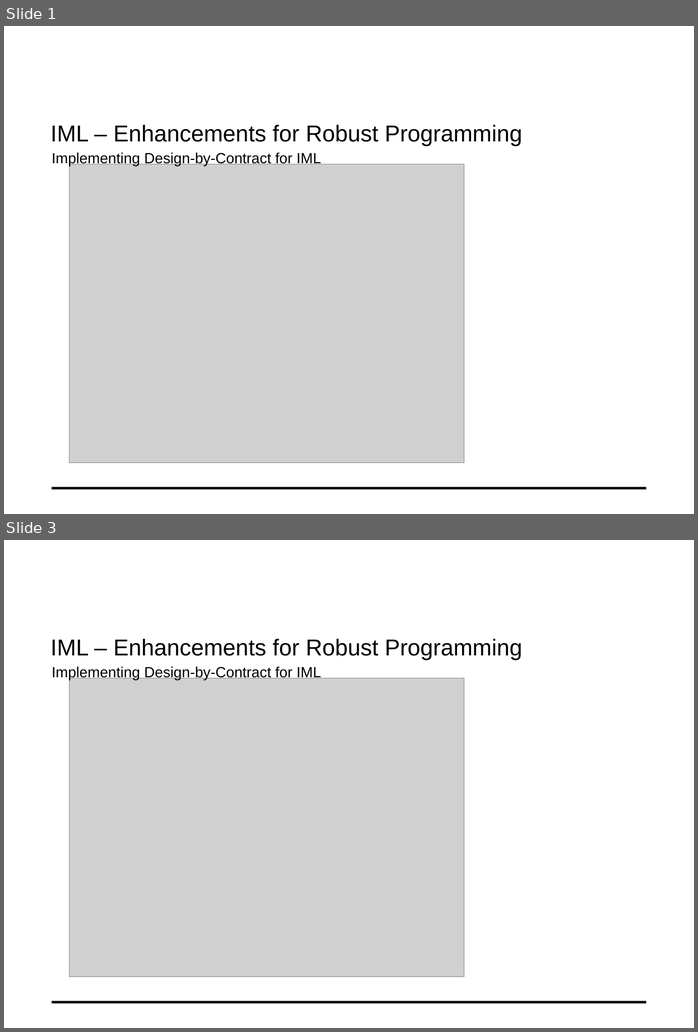
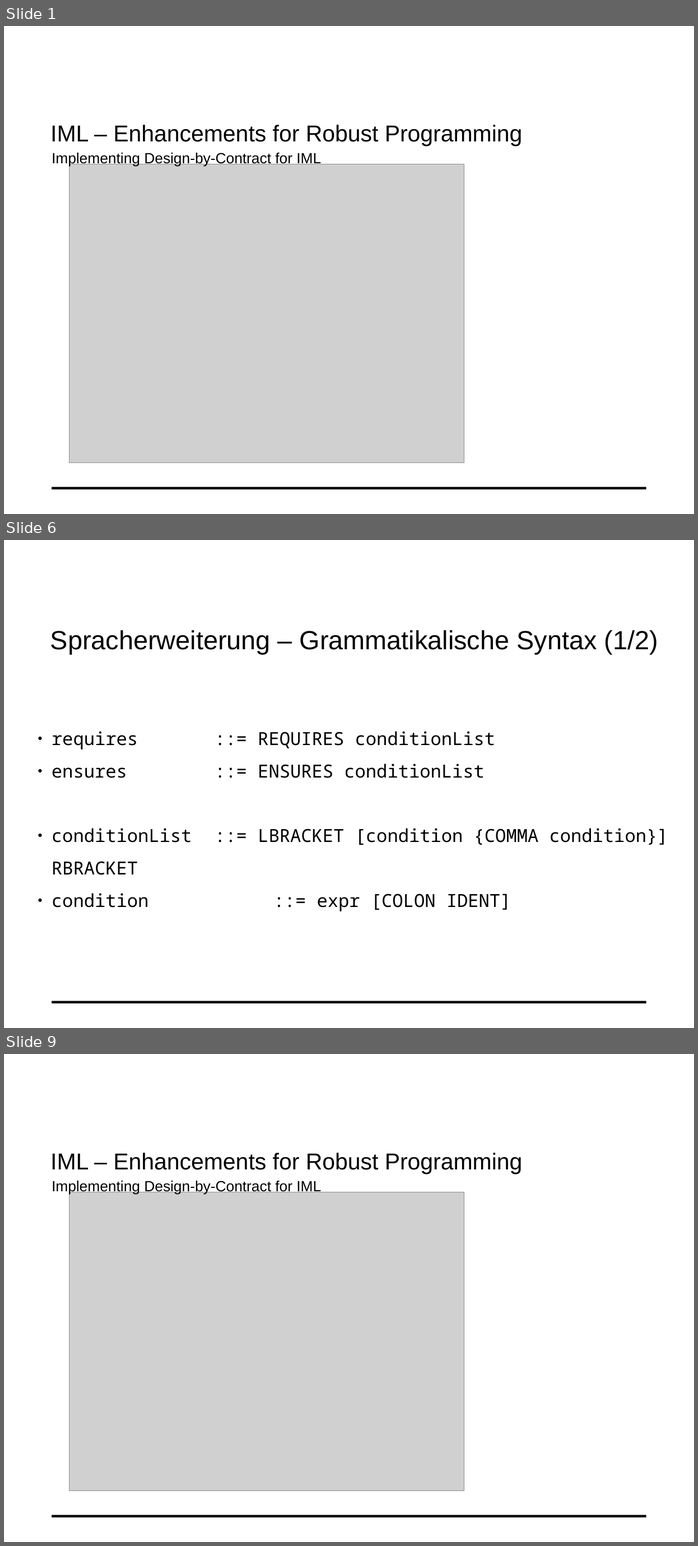
Before and after one commit to fluescher/iml-compiler, a slide deck: IML-Conditions.odp. Shown one above the other, each under a label of ours: slides 1 and 3 before the commit, slides 1, 6 and 9 after it; the slides between them are not shown. The pictures are 698x1032 and 698x1546 pixels, drawn with LibreOffice and Linux fonts; fonts in the diff are those of the drawing; grey boxes stand for pictures; background and template pictures are left out. Boxes give left, top, right and bottom in pixels: in the first picture for what was removed or moved away, otherwise in the second. Text is boxed around its words. In the diff, an @@ line names an element or a change of style, - is before the commit and + after.

```diff
--- a/IML-Conditions.odp
+++ b/IML-Conditions.odp
@@ slide 6 added at (x1=4, y1=540, x2=694, y2=1028), background #FFFFFF; not listed: 1 template element that a slide beside it also shows @@
@@ text added at (x1=50, y1=630, x2=658, y2=655), 32 pt, text #000000 @@
+Spracherweiterung – Grammatikalische Syntax (1/2)
@@ text added at (x1=52, y1=731, x2=668, y2=911), 22 pt, text #000000 @@
+● requires ::= REQUIRES conditionList
+● ensures ::= ENSURES conditionList
+● conditionList ::= LBRACKET [condition {COMMA condition}] RBRACKET
+● condition ::= expr [COLON IDENT]
@@ what was slide 3 is now slide 9 @@
```
Also in this commit, not shown: 1 slide changed, 5 other slides added.
